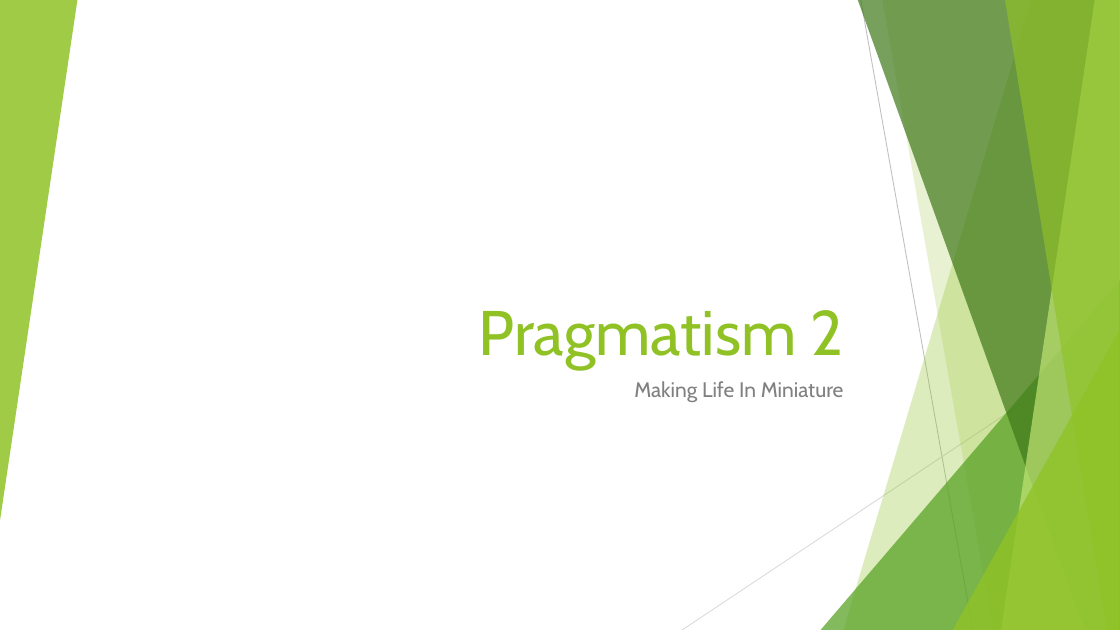
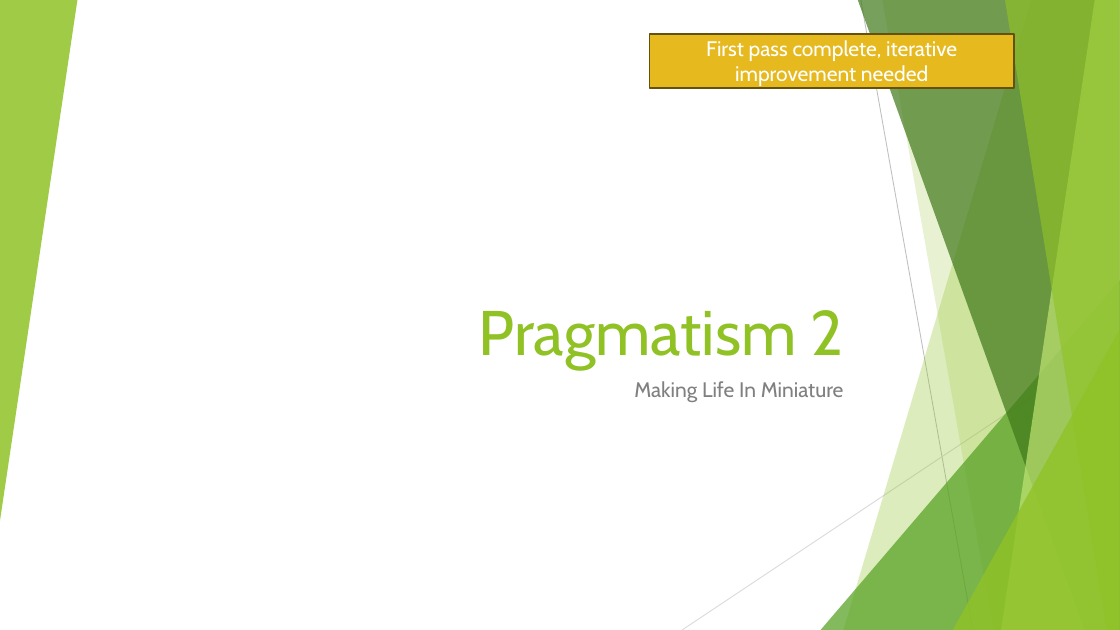
Before and after one commit to AlexLabram/Bonsai, a slide deck: slide 17 of Courseware/Bonsai On A Budget (running).pptx. Drawn at 1120x630 pixels with LibreOffice and Linux fonts; fonts in the diff are those of the drawing. Boxes give left, top, right and bottom in pixels: in the first picture for what was removed or moved away, otherwise in the second. Text is boxed around its words. In the diff, an @@ line names an element or a change of style, - is before the commit and + after.

Commit message:
Populated spiky/scaly pruning slide with first-pass content & diagram

```diff
--- a/Courseware/Bonsai On A Budget (running).pptx
+++ b/Courseware/Bonsai On A Budget (running).pptx
@@ rectangle added at bbox=[649, 34, 1014, 88], fill #E6B91E, outline #65510D 1.5 pt, 18 pt, text #FFFFFF @@
+First pass complete, iterative improvement needed
```
Also in this commit, not shown: 3 other slides changed.
